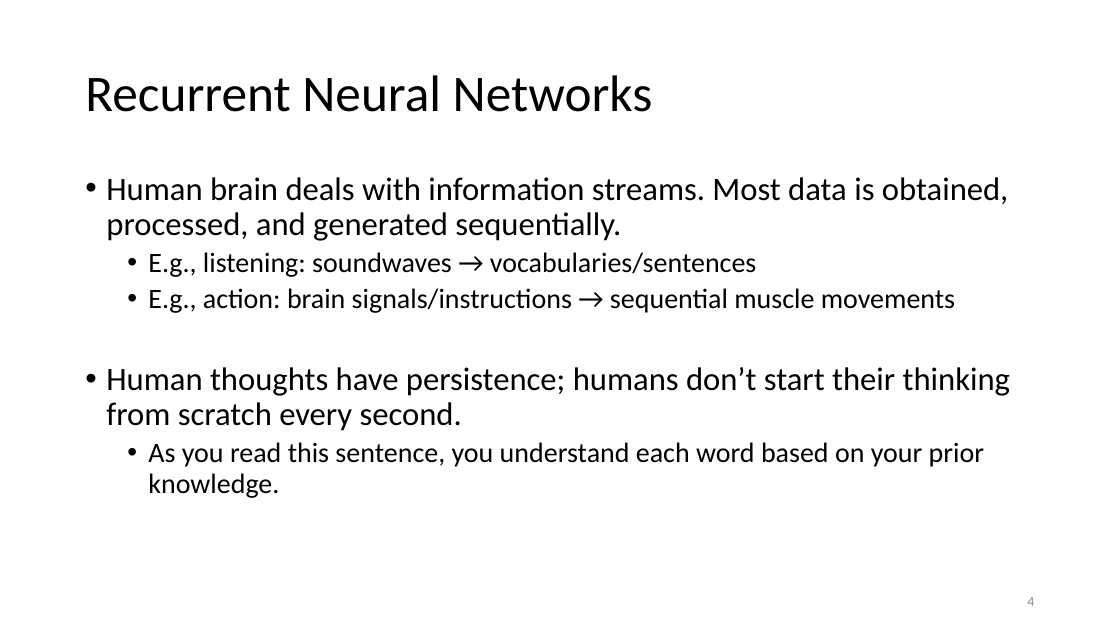
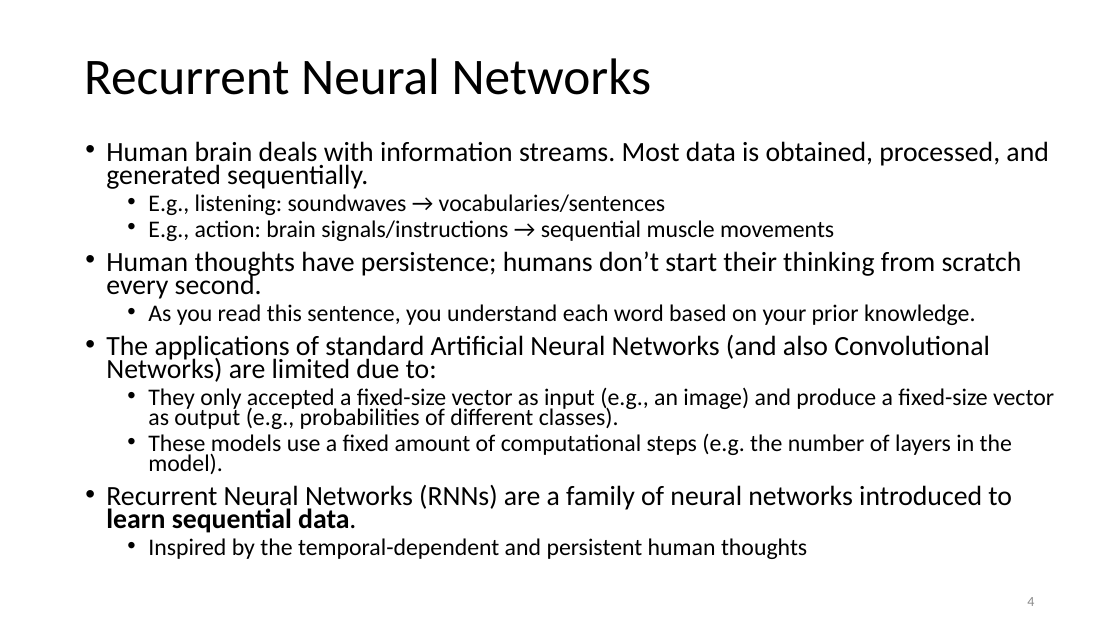
Before and after one commit to ailab-ua/courses, a slide deck: slide 4 of resources/recurrent_neural_networks_april_2019.pptx. Drawn at 1120x630 pixels with LibreOffice and Linux fonts; fonts in the diff are those of the drawing. Boxes give left, top, right and bottom in pixels: in the first picture for what was removed or moved away, otherwise in the second. Text is boxed around its words. In the diff, an @@ line names an element or a change of style, - is before the commit and + after.

```diff
--- a/resources/recurrent_neural_networks_april_2019.pptx
+++ b/resources/recurrent_neural_networks_april_2019.pptx
@@ title "Recurrent Neural Networks": place and size @@
-title "Recurrent Neural Networks" at bbox=[85, 75, 653, 112]
+title "Recurrent Neural Networks" at bbox=[84, 58, 652, 95]
@@ text "Human brain deals with information ...": place and size @@
-text "Human brain deals with information ..." at bbox=[106, 177, 1010, 498]
+text "Human brain deals with information ..." at bbox=[106, 141, 1054, 559]
@@ text at bbox=[106, 141, 1048, 325]: size 28 to 23.8 pt in "Human brain deals with information streams. Most ...", "Human thoughts have persistence; humans don’t start ..."; size 24 to 20.4 pt in "E.g., listening: soundwaves → vocabularies/sentences", "E.g., action: brain signals/instructions → sequential muscle ...", "As you read this sentence, you understand ..."; line spacing 0.9 to 0.7 @@
@@ text at bbox=[106, 335, 1054, 559]: paragraphs added @@
+• The applications of standard Artificial Neural Networks (and also Convolutional Networks) are limited due to:
+  • They only accepted a fixed-size vector as input (e.g., an image) and produce a fixed-size vector as output (e.g., probabilities of different classes).
+  • These models use a fixed amount of computational steps (e.g. the number of layers in the model).
+• Recurrent Neural Networks (RNNs) are a family of neural networks introduced to learn sequential data.
+  • Inspired by the temporal-dependent and persistent human thoughts
```
Also in this commit, not shown: 29 other slides changed, 1 slide added, 2 slides removed.
